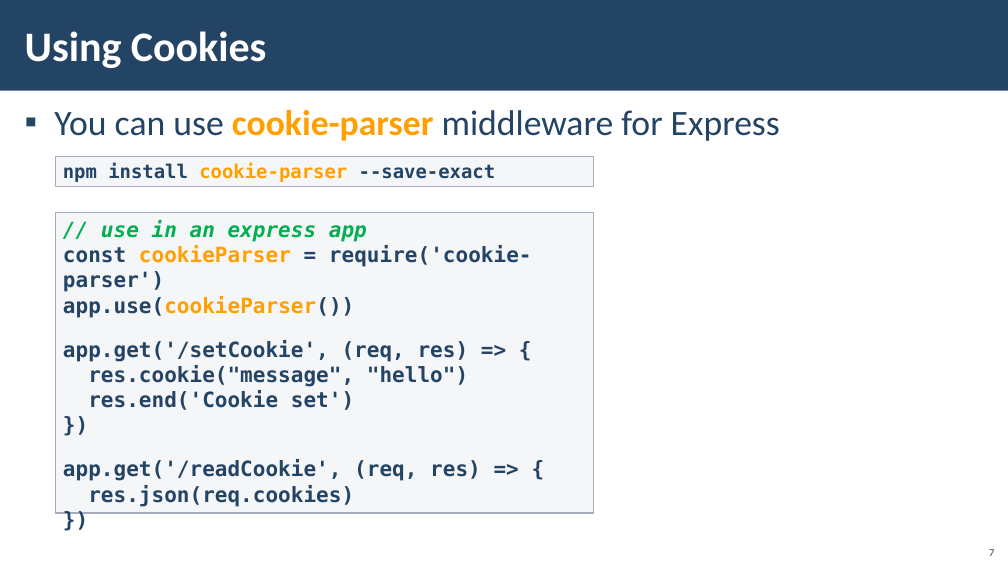
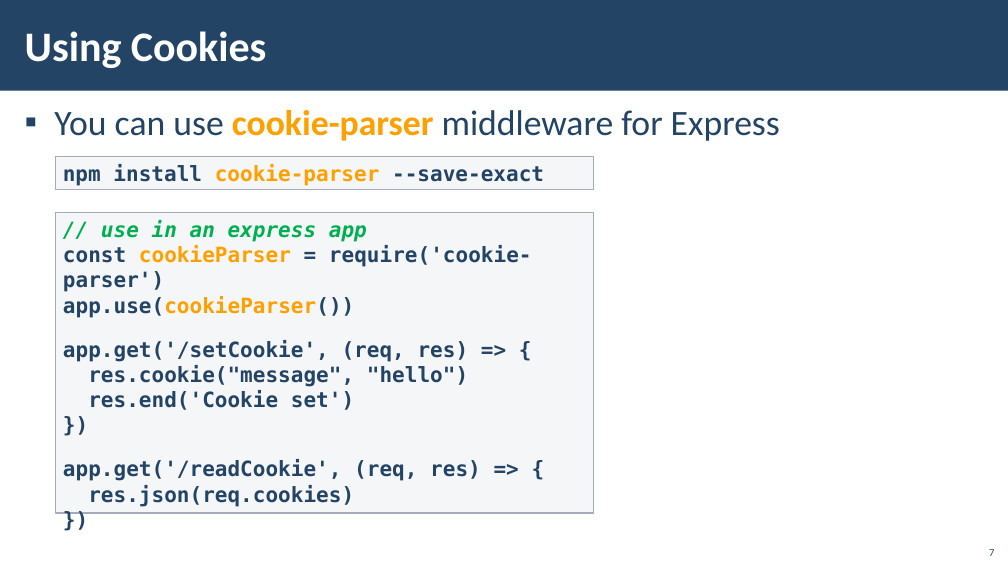
Before and after one commit to ErayErol/Software-University-Courses, a slide deck: slide 7 of 2021.09 - [ JS Back End ]/07 - [ Sessions And Authentication ]/00 - [ Resources ]/Presentation.pptx. Drawn at 1008x567 pixels with LibreOffice and Linux fonts; fonts in the diff are those of the drawing; background and template pictures are left out. Boxes give left, top, right and bottom in pixels: in the first picture for what was removed or moved away, otherwise in the second. Text is boxed around its words. In the diff, an @@ line names an element or a change of style, - is before the commit and + after.

```diff
--- a/2021.09 - [ JS Back End ]/07 - [ Sessions And Authentication ]/00 - [ Resources ]/Presentation.pptx
+++ b/2021.09 - [ JS Back End ]/07 - [ Sessions And Authentication ]/00 - [ Resources ]/Presentation.pptx
@@ rectangle "npm install cookie-parser --save-exact" at bbox=[55, 157, 593, 190]: size 18 to 20 pt @@
```
Also in this commit, not shown: 4 other slides changed, 2 slides added, 38 other files.
